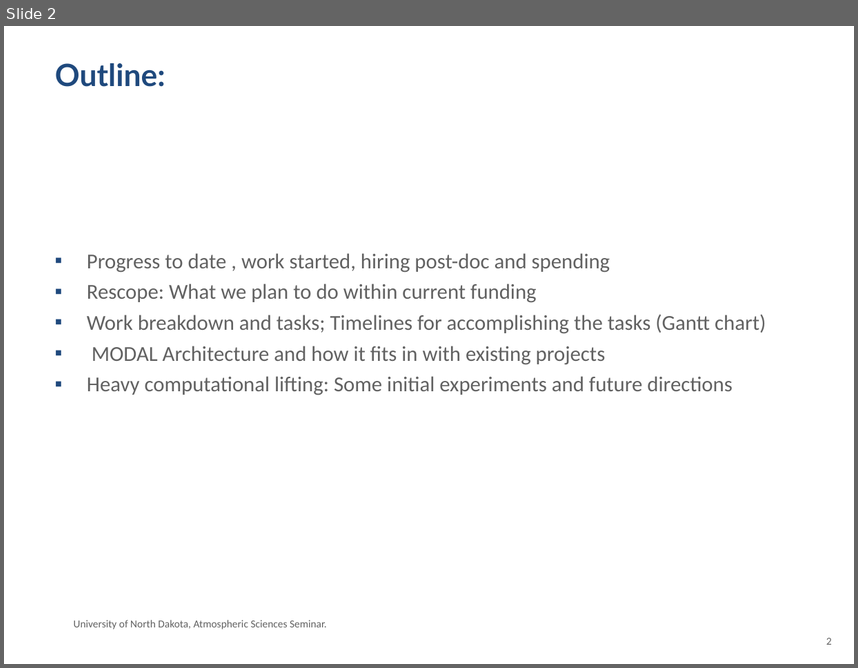
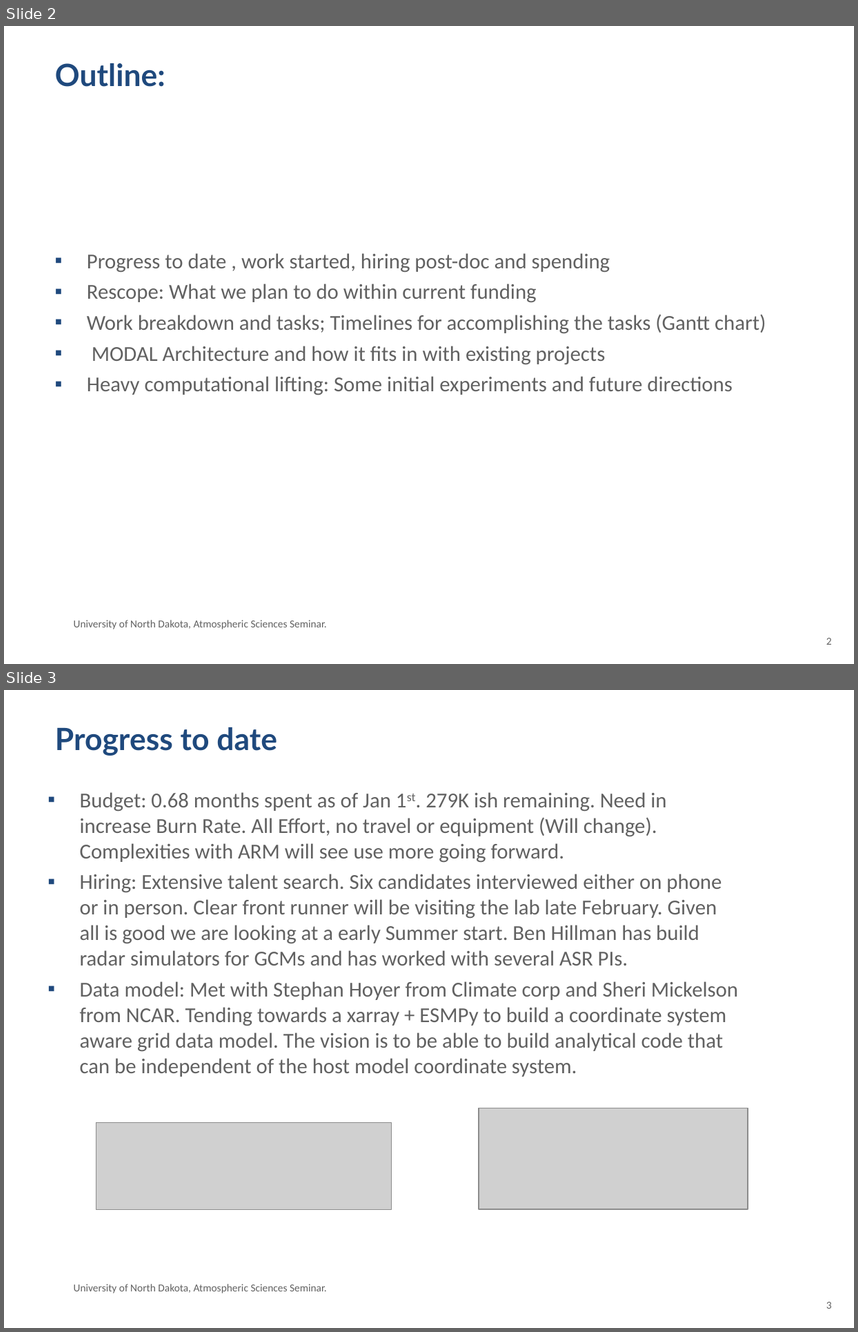
Before and after one commit to ANL-DIGR/Private_Notes, a slide deck: presentations/reviews/January_ANL_review.ppt. Shown one above the other, each under a label of ours: slide 2 before the commit, slides 2 and 3 after it. The pictures are 858x668 and 858x1332 pixels, drawn with LibreOffice and Linux fonts; fonts in the diff are those of the drawing; grey boxes stand for pictures; background and template pictures are left out. Boxes give left, top, right and bottom in pixels: in the first picture for what was removed or moved away, otherwise in the second. Text is boxed around its words. In the diff, an @@ line names an element or a change of style, - is before the commit and + after.

```diff
--- a/presentations/reviews/January_ANL_review.ppt
+++ b/presentations/reviews/January_ANL_review.ppt
@@ slide 3 added at (x1=4, y1=690, x2=854, y2=1328), background #FFFFFF @@
@@ title added at (x1=55, y1=727, x2=277, y2=756), 26 pt, text #1F497D, bold @@
+Progress to date
@@ text added at (x1=80, y1=792, x2=738, y2=1076), 18 pt, text #616161 @@
+▪ Budget: 0.68 months spent as of Jan 1st. 279K ish remaining. Need in increase Burn Rate. All Effort, no travel or equipment (Will change). Complexities with ARM will see use more going forward.
+▪ Hiring: Extensive talent search. Six candidates interviewed either on phone or in person. Clear front runner will be visiting the lab late February. Given all is good we are looking at a early Summer start. Ben Hillman has build radar simulators for GCMs and has worked with several ASR PIs.
+▪ Data model: Met with Stephan Hoyer from Climate corp and Sheri Mickelson from NCAR. Tending towards a xarray + ESMPy to build a coordinate system aware grid data model. The vision is to be able to build analytical code that can be independent of the host model coordinate system.
@@ picture added at (x1=96, y1=1122, x2=391, y2=1210) @@
@@ picture added at (x1=478, y1=1108, x2=748, y2=1210) @@
@@ text added at (x1=74, y1=1283, x2=327, y2=1293), 9 pt, text #616161 @@
+University of North Dakota, Atmospheric Sciences Seminar.
@@ page number added at (x1=826, y1=1301, x2=832, y2=1308), 9 pt, text #616161 @@
+3
```
Also in this commit, not shown: 1 slide changed, 3 other slides added, 2 other files.
